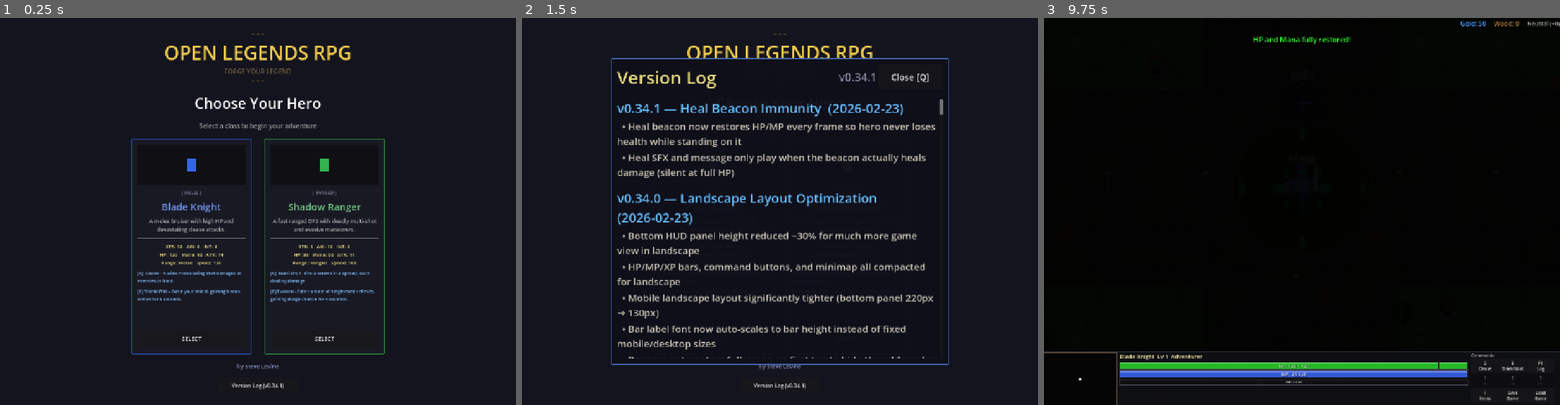
Above: before the commit, frames 1-3 (left to right).
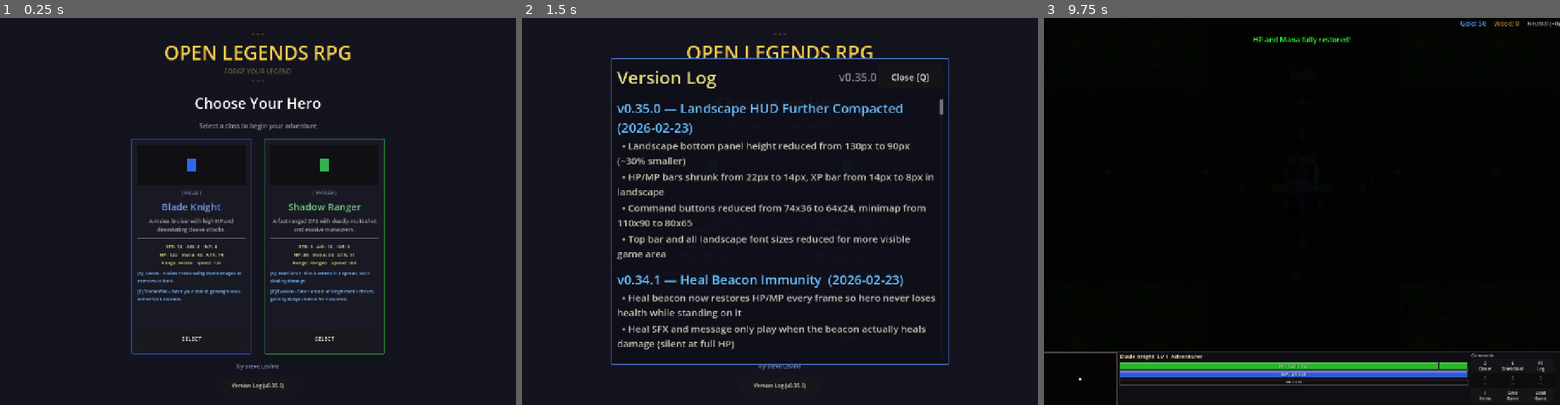
Above: after the commit, the same moments.

Repository: slxny/legends-open-rpg
Game: Godot game, scene res://scenes/main.tscn
The game is run twice, just before and just after one commit, with the same random seed, the same clock (stepped at 60 frames per second) and the same inputs.
Inputs (mouse positions are in pixels of both pictures, inside the frame that each line leads up to):
- Up to frame 1 (0.25 s): no input
- Up to frame 2 (1.5 s): click "Version Log (v0.34.1)" (after the commit: "Version Log (v0.35.0)") at 0.5 s; click "SELECT" at 1.25 s
- Up to frame 3 (9.75 s): click "SELECT" at 2 s; tap Enter every 0.75 s from 2.75 to 6.5 s; move the mouse to (1415, 192) at 2.77 s; hold D (move_right) 2.78-3.5 s; hold Q (ability_1) 2.78-3.5 s; click (1415, 192) at 2.92 s; drag from (1198, 230) to (1276, 288) at 3.52 s; move the mouse to (1353, 126) at 4.27 s; hold D (move_right) 4.28-5 s; hold Space (attack) 4.28-5 s; drag from (1276, 288) to (1147, 153) at 5.02 s; move the mouse to (1456, 269) at 5.77 s; hold A (move_left) 5.78-6.5 s; tap 1 at 5.85 s; drag from (1147, 153) to (1224, 114) at 6.52 s; move the mouse to (1327, 211) at 7.27 s; hold S (move_down) 7.28-8 s; tap 3 at 7.35 s; click (1327, 211) at 7.42 s; drag from (1224, 114) to (1198, 230) at 8.02 s; move the mouse to (1415, 192) at 8.77 s; hold W (move_up) 8.78-9.5 s; hold Q (ability_1) 8.78-9.5 s; drag from (1198, 230) to (1276, 288) at 9.52 s

The runs differ from the first frame. In frame 1, less than 0.1% of the frame differs, in the area x 53-55%, y 94-96%; in frame 2, 9.8%, in the area x 18-82%, y 14-96%; in frame 3, nothing differs.

Commit message:
Reduce landscape bottom HUD vertical space significantly
Bottom panel 130px → 90px, HP/MP bars 22→14px, XP 14→8px,
buttons 74x36→64x24, minimap 110x90→80x65, top bar and fonts
all shrunk to maximize visible game area in landscape mode.

https://claude.ai/code/session_01AaTJDsFGvtyunXJWLaKt3z

Diff:
--- a/scenes/ui/changelog_dialog.gd
+++ b/scenes/ui/changelog_dialog.gd
@@ -9,9 +9,20 @@
 var _is_visible: bool = false
 var _is_mobile: bool = false
 
-const GAME_VERSION := "v0.34.1"
+const GAME_VERSION := "v0.35.0"
 
 const CHANGELOG: Array[Dictionary] = [
+	{
+		"version": "v0.35.0",
+		"title": "Landscape HUD Further Compacted",
+		"date": "2026-02-23",
+		"entries": [
+			"Landscape bottom panel height reduced from 130px to 90px (~30% smaller)",
+			"HP/MP bars shrunk from 22px to 14px, XP bar from 14px to 8px in landscape",
+			"Command buttons reduced from 74x36 to 64x24, minimap from 110x90 to 80x65",
+			"Top bar and all landscape font sizes reduced for more visible game area",
+		]
+	},
 	{
 		"version": "v0.34.1",
 		"title": "Heal Beacon Immunity",
--- a/scenes/ui/hud.gd
+++ b/scenes/ui/hud.gd
@@ -70,10 +70,10 @@
 
 	# ── Top bar: scale font sizes for readability ──
 	if is_landscape:
-		top_bar.offset_bottom = 32
-		gold_label.add_theme_font_size_override("font_size", 18)
-		wood_label.add_theme_font_size_override("font_size", 18)
-		alignment_label.add_theme_font_size_override("font_size", 16)
+		top_bar.offset_bottom = 26
+		gold_label.add_theme_font_size_override("font_size", 14)
+		wood_label.add_theme_font_size_override("font_size", 14)
+		alignment_label.add_theme_font_size_override("font_size", 12)
 	else:
 		top_bar.offset_bottom = 72
 		gold_label.add_theme_font_size_override("font_size", 44)
@@ -82,19 +82,19 @@
 
 	# ── Bottom panel: compact for landscape, taller for portrait ──
 	if is_landscape:
-		bottom_panel.offset_top = -130
-		bottom_hbox.add_theme_constant_override("separation", 6)
+		bottom_panel.offset_top = -90
+		bottom_hbox.add_theme_constant_override("separation", 3)
 	else:
 		bottom_panel.offset_top = -380
 		bottom_hbox.add_theme_constant_override("separation", 10)
 
 	# ── Unit info: compact bars in landscape ──
 	if is_landscape:
-		level_label.add_theme_font_size_override("font_size", 16)
-		hp_bar.custom_minimum_size.y = 22
-		mana_bar.custom_minimum_size.y = 22
-		xp_bar.custom_minimum_size.y = 14
-		unit_info.add_theme_constant_override("separation", 2)
+		level_label.add_theme_font_size_override("font_size", 12)
+		hp_bar.custom_minimum_size.y = 14
+		mana_bar.custom_minimum_size.y = 14
+		xp_bar.custom_minimum_size.y = 8
+		unit_info.add_theme_constant_override("separation", 1)
 	else:
 		level_label.add_theme_font_size_override("font_size", 38)
 		hp_bar.custom_minimum_size.y = 48
@@ -104,20 +104,20 @@
 
 	# ── Minimap: smaller in landscape to save space ──
 	if is_landscape:
-		minimap.custom_minimum_size = Vector2(110, 90)
+		minimap.custom_minimum_size = Vector2(80, 65)
 	else:
 		minimap.custom_minimum_size = Vector2(150, 150)
 
 	# ── Command card: compact in landscape ──
 	if is_landscape:
-		command_card.custom_minimum_size.x = 240
-		command_label.add_theme_font_size_override("font_size", 12)
-		command_grid.add_theme_constant_override("h_separation", 2)
-		command_grid.add_theme_constant_override("v_separation", 2)
+		command_card.custom_minimum_size.x = 200
+		command_label.add_theme_font_size_override("font_size", 9)
+		command_grid.add_theme_constant_override("h_separation", 1)
+		command_grid.add_theme_constant_override("v_separation", 1)
 		for child in command_grid.get_children():
 			if child is Button:
-				child.custom_minimum_size = Vector2(74, 36)
-				child.add_theme_font_size_override("font_size", 13)
+				child.custom_minimum_size = Vector2(64, 24)
+				child.add_theme_font_size_override("font_size", 10)
 	else:
 		command_card.custom_minimum_size.x = 380
 		command_label.add_theme_font_size_override("font_size", 28)
@@ -135,8 +135,8 @@
 	var menu_btn = Button.new()
 	menu_btn.text = "Menu"
 	if is_landscape:
-		menu_btn.custom_minimum_size = Vector2(70, 26)
-		menu_btn.add_theme_font_size_override("font_size", 16)
+		menu_btn.custom_minimum_size = Vector2(60, 22)
+		menu_btn.add_theme_font_size_override("font_size", 13)
 	else:
 		menu_btn.custom_minimum_size = Vector2(140, 60)
 		menu_btn.add_theme_font_size_override("font_size", 34)
